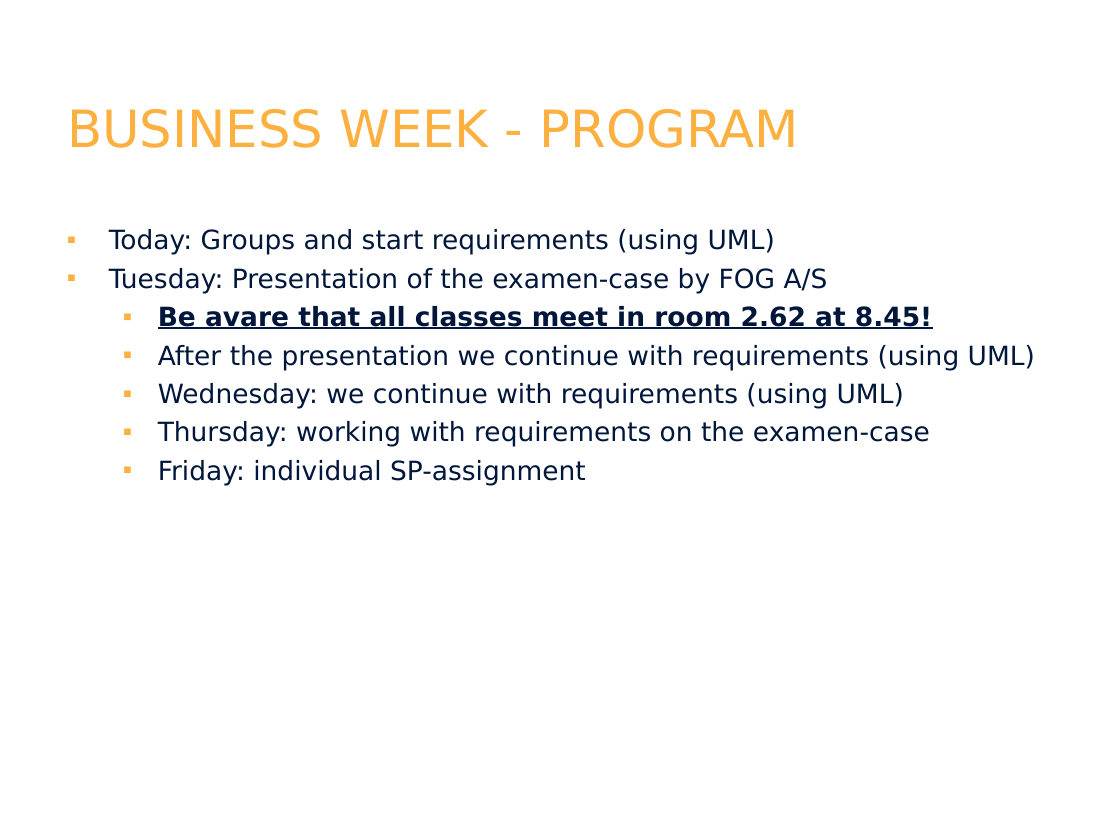
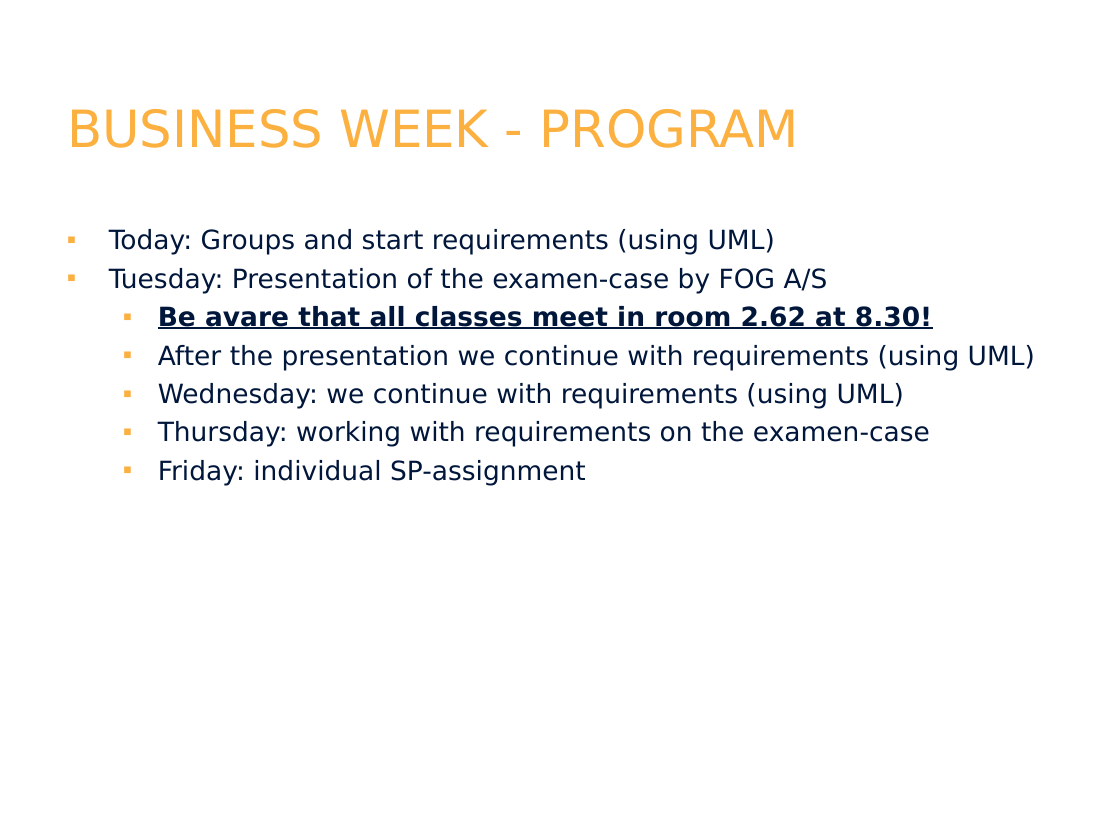
Before and after one commit to cphdat2sem2017-A/Week6-Project, a slide deck: slide 1 of groups.ppt. Drawn at 1120x840 pixels with LibreOffice and Linux fonts; fonts in the diff are those of the drawing; background and template pictures are left out. Boxes give left, top, right and bottom in pixels: in the first picture for what was removed or moved away, otherwise in the second. Text is boxed around its words. In the diff, an @@ line names an element or a change of style, - is before the commit and + after.

```diff
--- a/groups.ppt
+++ b/groups.ppt
@@ text at <box>158,305,932,332</box>: text changed @@
-  ▪ Be avare that all classes meet in room 2.62 at 8.45!
+  ▪ Be avare that all classes meet in room 2.62 at 8.30!
```
